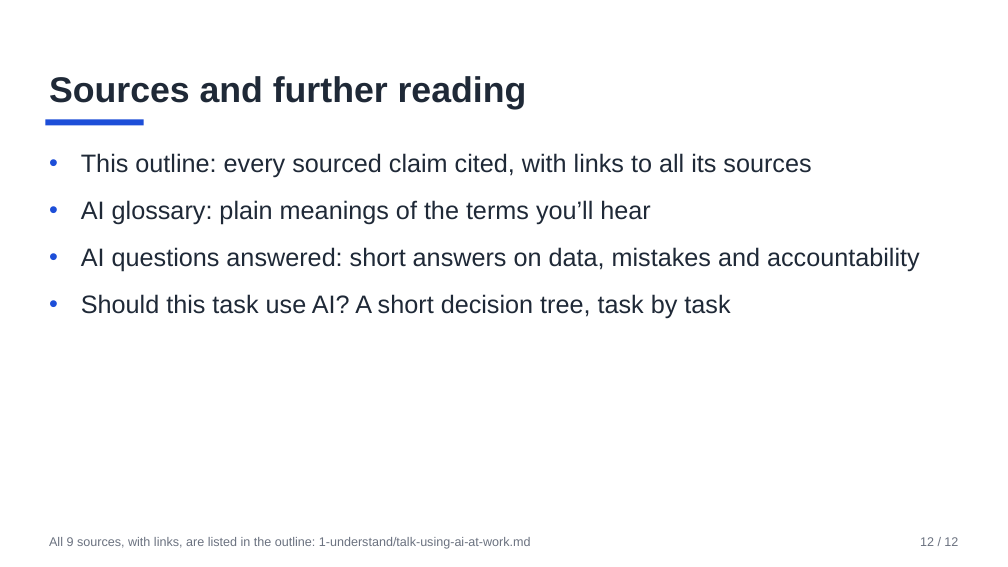
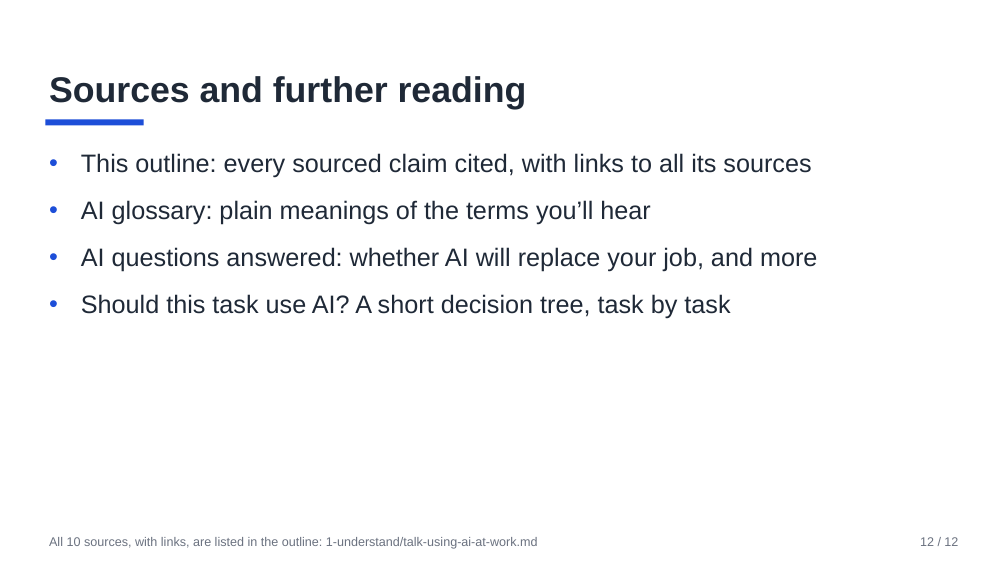
Before and after one commit to AnilKerai/applied-ai-handbook, a slide deck: slide 12 of 1-understand/talk-using-ai-at-work.pptx. Drawn at 1008x567 pixels with LibreOffice and Linux fonts; fonts in the diff are those of the drawing. Boxes give left, top, right and bottom in pixels: in the first picture for what was removed or moved away, otherwise in the second. Text is boxed around its words. In the diff, an @@ line names an element or a change of style, - is before the commit and + after.

```diff
--- a/1-understand/talk-using-ai-at-work.pptx
+++ b/1-understand/talk-using-ai-at-work.pptx
@@ text at (x1=81, y1=247, x2=817, y2=272): text changed @@
-• AI questions answered: short answers on data, mistakes and accountability
+• AI questions answered: whether AI will replace your job, and more
@@ text at (x1=49, y1=537, x2=538, y2=549): text changed @@
-All 9 sources, with links, are listed in the outline: 1-understand/talk-using-ai-at-work.md
+All 10 sources, with links, are listed in the outline: 1-understand/talk-using-ai-at-work.md
```
Also in this commit, not shown: 1 other slide changed, 10 other files.
